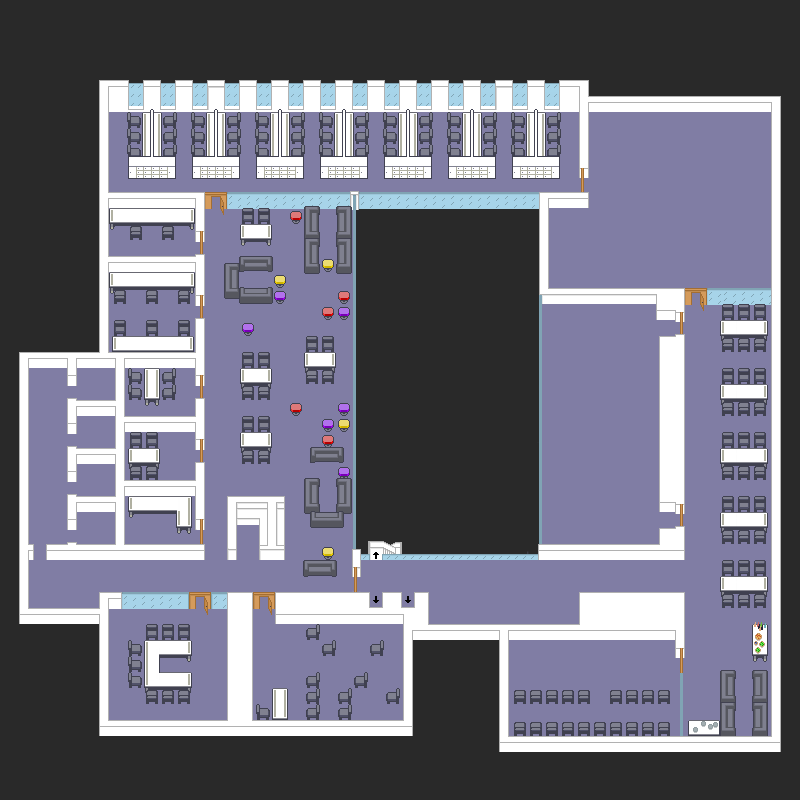
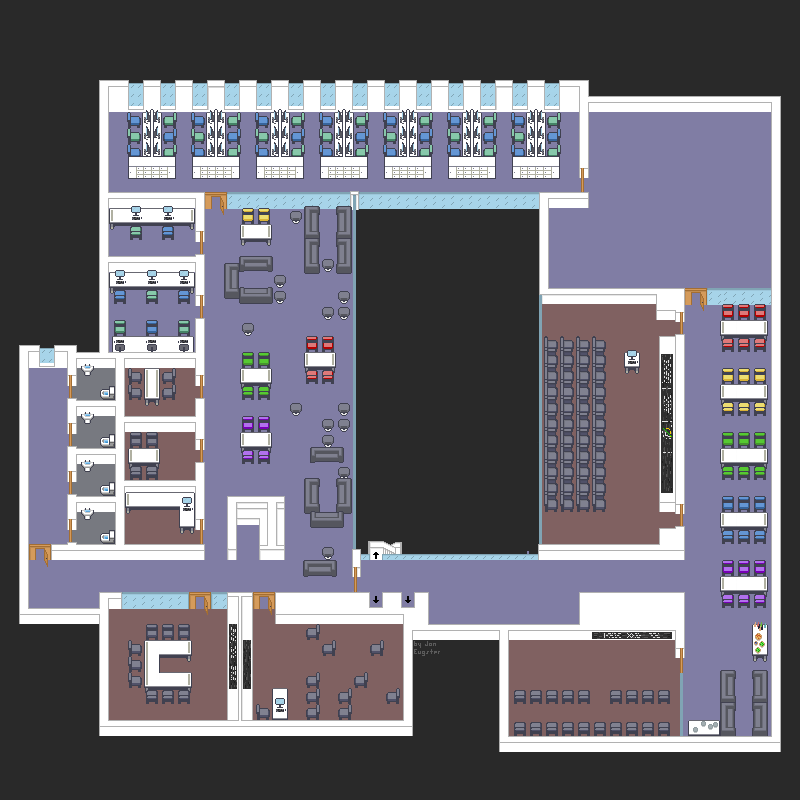
Layered file, before and after one edit (800 × 800). Changes by layer:
painted on "Front" over (29, 375, 440, 656)
painted on "Chairs" over (81, 110, 765, 717)
painted on "Walls" over (19, 337, 676, 721)
painted on "Floor" over (71, 206, 680, 736)
